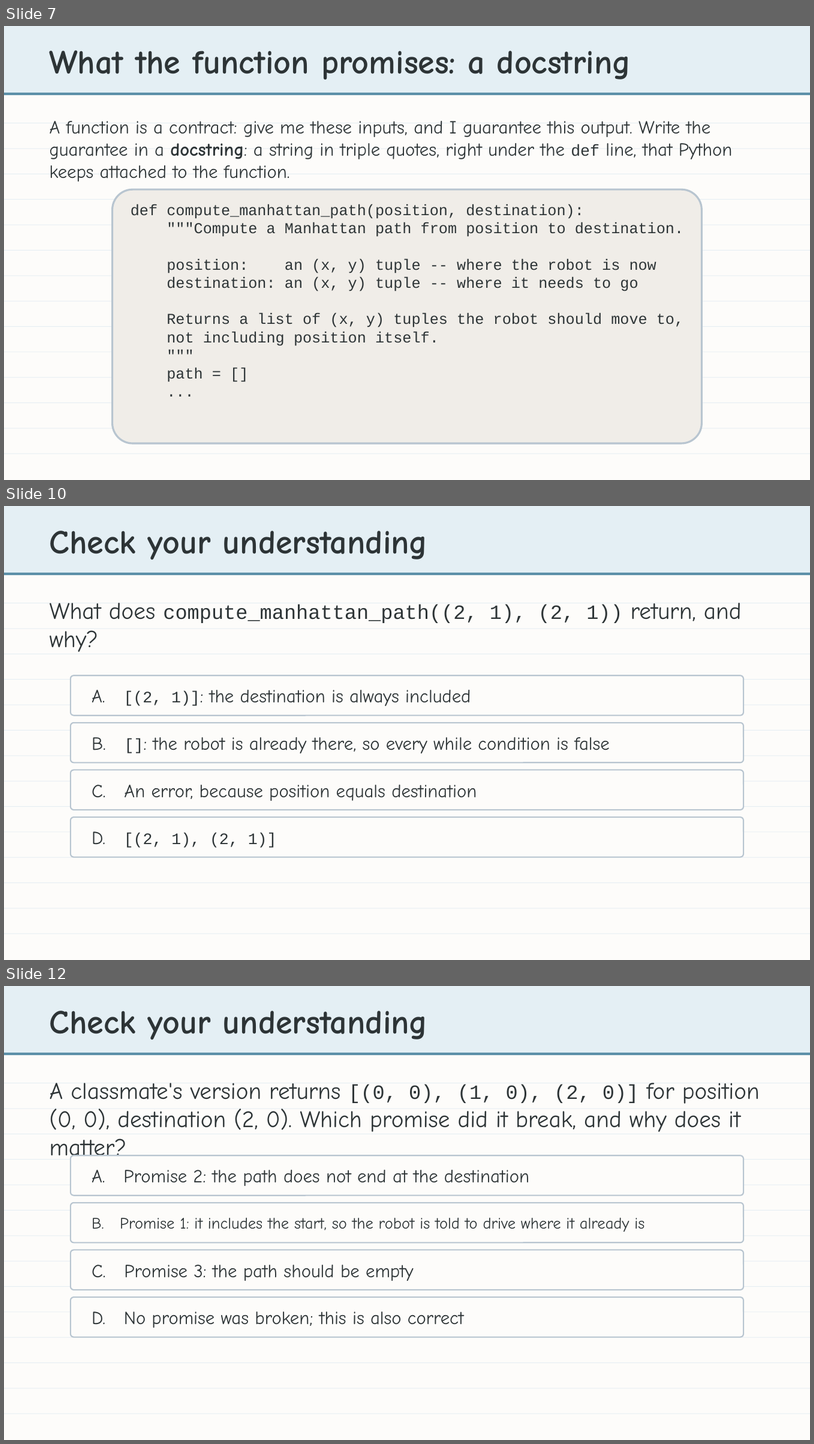
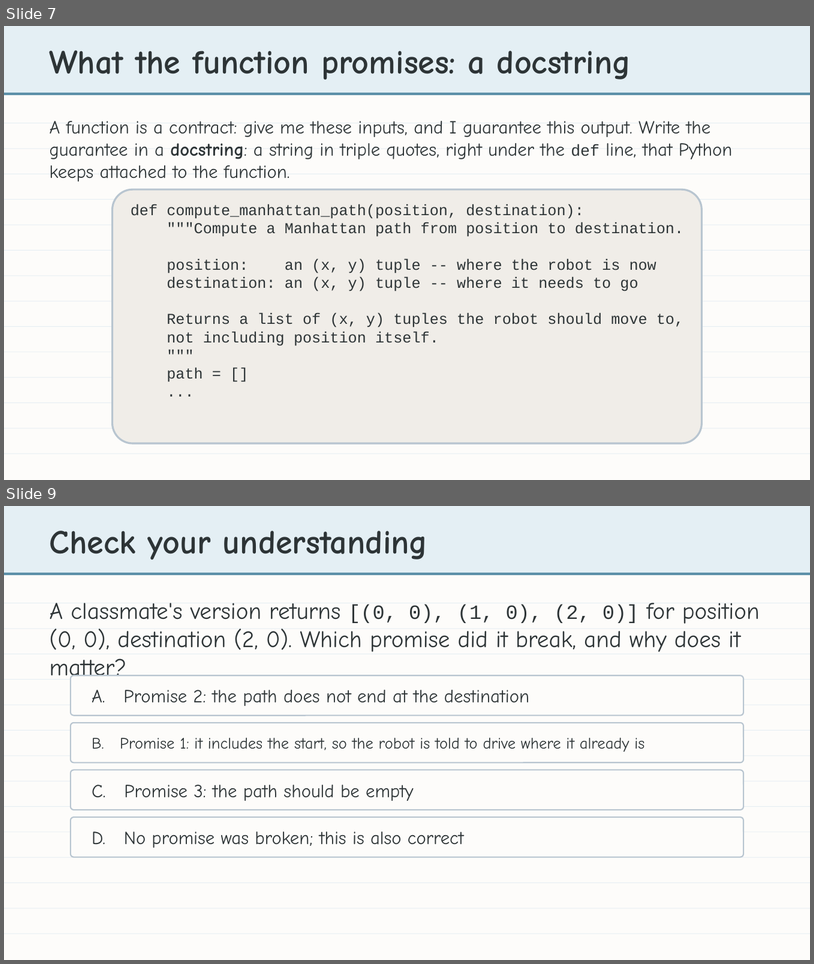
Before and after one commit to bradamiller/LearningPython, a slide deck: static/slides/module-04-manhattan/module-4-lesson-05-manhattan-function.pptx. Shown one above the other, each under a label of ours: slides 7, 10 and 12 before the commit, slides 7 and 9 after it; the slides between them are not shown. The pictures are 814x1444 and 814x964 pixels, drawn with LibreOffice and Linux fonts; fonts in the diff are those of the drawing. Boxes give left, top, right and bottom in pixels: in the first picture for what was removed or moved away, otherwise in the second. Text is boxed around its words. In the diff, an @@ line names an element or a change of style, - is before the commit and + after.

```diff
--- a/static/slides/module-04-manhattan/module-4-lesson-05-manhattan-function.pptx
+++ b/static/slides/module-04-manhattan/module-4-lesson-05-manhattan-function.pptx
@@ slide 10 removed at (x1=4, y1=506, x2=810, y2=960), background #FDFCFA @@
@@ rectangle removed at (x1=4, y1=506, x2=810, y2=573) @@
@@ text removed at (x1=50, y1=531, x2=428, y2=560) @@
-Check your understanding
@@ rectangle removed at (x1=4, y1=573, x2=810, y2=575) @@
@@ rectangle removed at (x1=4, y1=603, x2=810, y2=603) @@
@@ text removed at (x1=50, y1=603, x2=742, y2=652) @@
-What does compute_manhattan_path((2, 1), (2, 1)) return, and why?
@@ rectangle removed at (x1=4, y1=628, x2=810, y2=629) @@
@@ rectangle removed at (x1=4, y1=654, x2=810, y2=654) @@
@@ rectangle removed at (x1=4, y1=679, x2=810, y2=679) @@
@@ rounded rectangle removed at (x1=71, y1=675, x2=744, y2=715) @@
@@ text removed at (x1=92, y1=690, x2=471, y2=706) @@
-A. [(2, 1)]: the destination is always included
@@ rectangle removed at (x1=4, y1=705, x2=810, y2=705) @@
@@ rectangle removed at (x1=4, y1=730, x2=810, y2=730) @@
@@ rounded rectangle removed at (x1=71, y1=723, x2=744, y2=762) @@
@@ text removed at (x1=92, y1=737, x2=610, y2=753) @@
-B. []: the robot is already there, so every while condition is false
@@ rectangle removed at (x1=4, y1=755, x2=810, y2=756) @@
@@ rounded rectangle removed at (x1=71, y1=770, x2=744, y2=810) @@
@@ rectangle removed at (x1=4, y1=781, x2=810, y2=781) @@
@@ text removed at (x1=92, y1=784, x2=477, y2=801) @@
-C. An error, because position equals destination
@@ rectangle removed at (x1=4, y1=806, x2=810, y2=807) @@
@@ rounded rectangle removed at (x1=71, y1=817, x2=744, y2=857) @@
@@ rectangle removed at (x1=4, y1=831, x2=810, y2=832) @@
@@ text removed at (x1=92, y1=831, x2=277, y2=847) @@
-D. [(2, 1), (2, 1)]
@@ rectangle removed at (x1=4, y1=857, x2=810, y2=858) @@
@@ rectangle removed at (x1=4, y1=882, x2=810, y2=883) @@
@@ rectangle removed at (x1=4, y1=907, x2=810, y2=908) @@
@@ rectangle removed at (x1=4, y1=933, x2=810, y2=934) @@
@@ what was slide 12 is now slide 9 @@
```
Also in this commit, not shown: 8 slides changed, 2 other slides removed, 8 other files.
